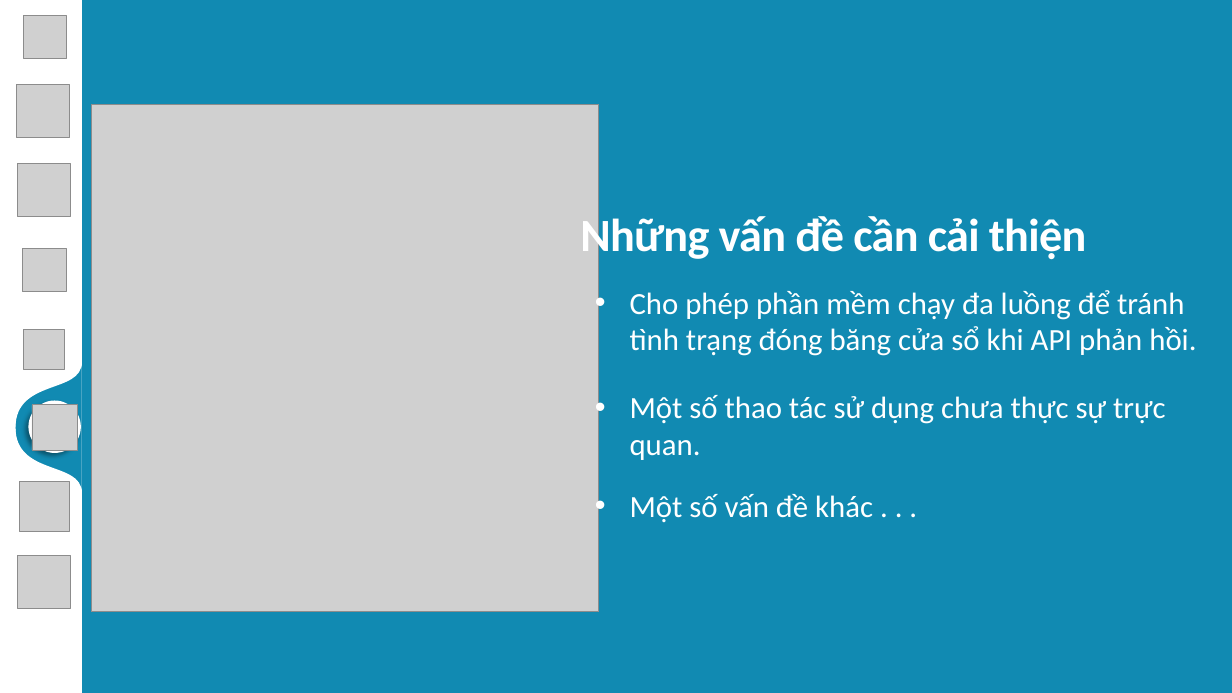
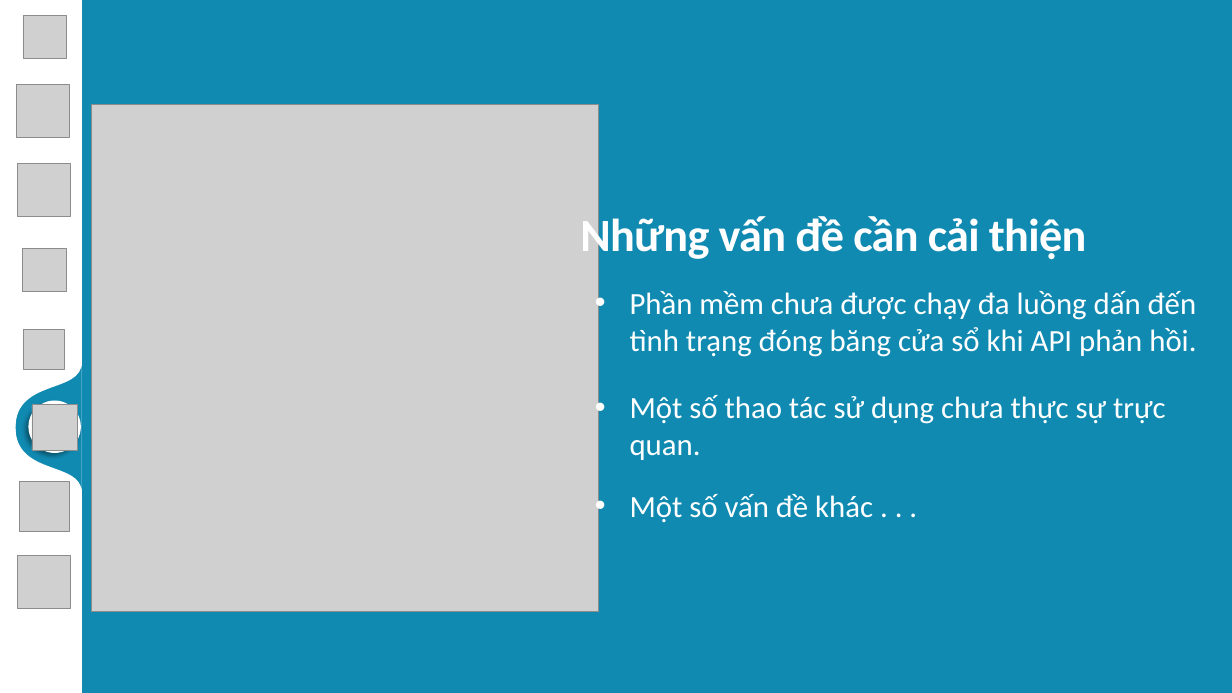
Before and after one commit to MaiNgocChau9/Python-App-A-, a slide deck: slide 16 of SPCK/SPCK.pptx. Drawn at 1232x693 pixels with LibreOffice and Linux fonts; fonts in the diff are those of the drawing; grey boxes stand for pictures; background and template pictures are left out. Boxes give left, top, right and bottom in pixels: in the first picture for what was removed or moved away, otherwise in the second. Text is boxed around its words. In the diff, an @@ line names an element or a change of style, - is before the commit and + after.

```diff
--- a/SPCK/SPCK.pptx
+++ b/SPCK/SPCK.pptx
@@ text at <box>630,291,1196,357</box>: text changed @@
-• Cho phép phần mềm chạy đa luồng để tránh tình trạng đóng băng cửa sổ khi API phản hồi.
+• Phần mềm chưa được chạy đa luồng dấn đến tình trạng đóng băng cửa sổ khi API phản hồi.
```
Also in this commit, not shown: 4 other slides changed, 1 other file.
